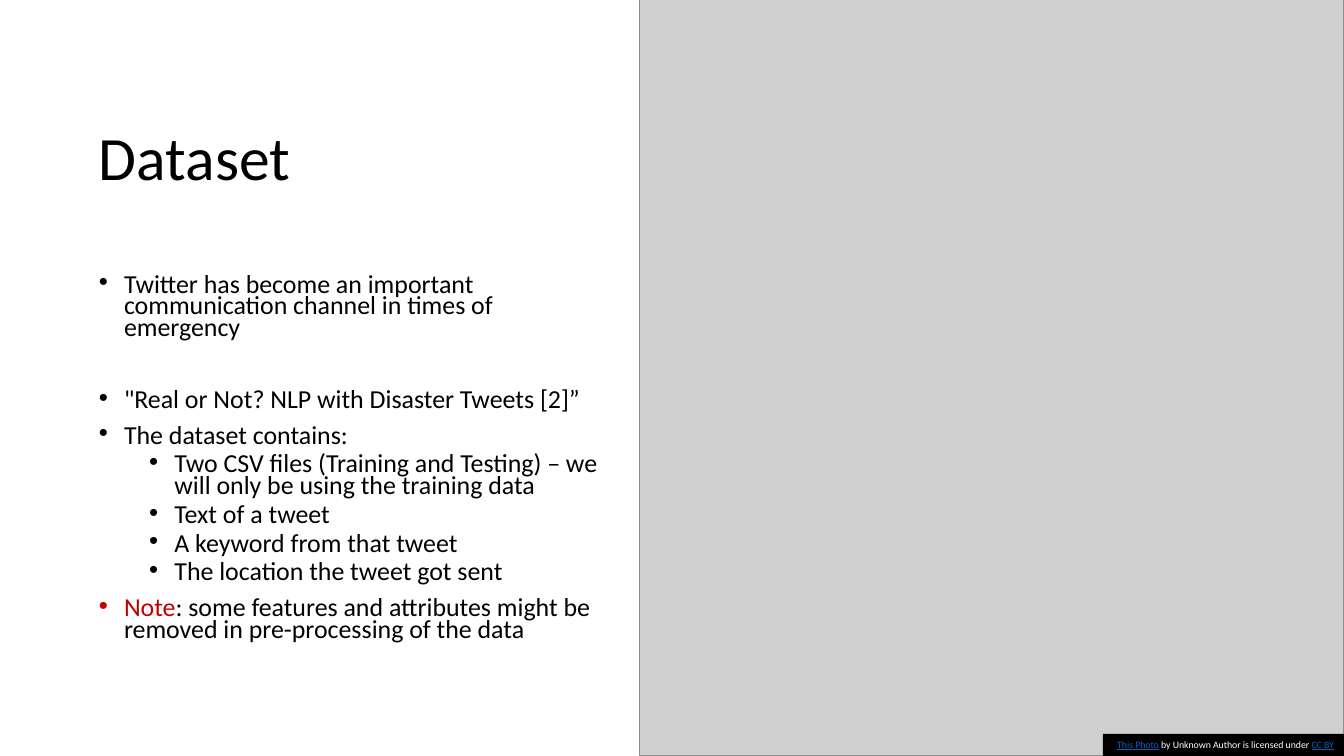
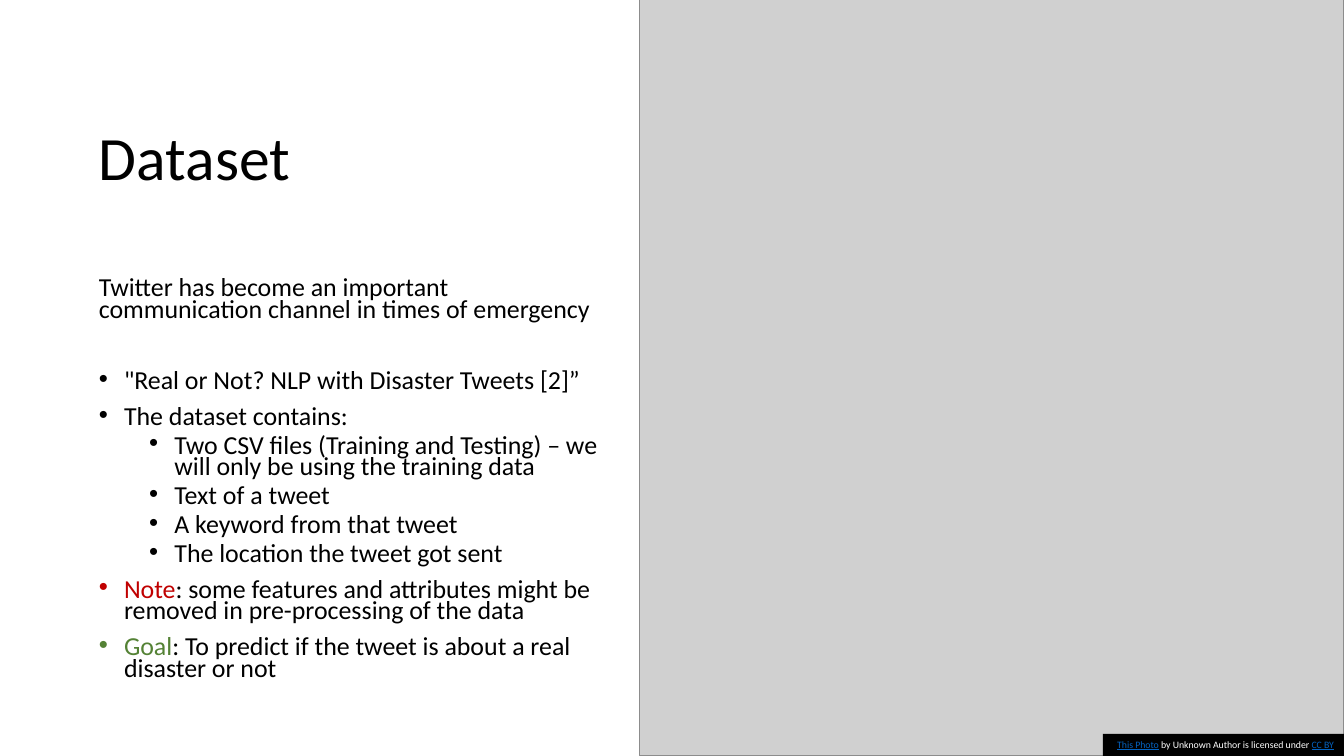
Before and after one commit to codingWithAndy/CSCM38-Adv_Topics-Cyber_Security_and_Ai, a slide deck: slide 7 of Coursework 1/CSCM38- Adv Topics – Cyber Security and Ai Project Proposal.pptx. Drawn at 1344x756 pixels with LibreOffice and Linux fonts; fonts in the diff are those of the drawing; grey boxes stand for pictures; background and template pictures are left out. Boxes give left, top, right and bottom in pixels: in the first picture for what was removed or moved away, otherwise in the second. Text is boxed around its words. In the diff, an @@ line names an element or a change of style, - is before the commit and + after.

```diff
--- a/Coursework 1/CSCM38- Adv Topics – Cyber Security and Ai Project Proposal.pptx
+++ b/Coursework 1/CSCM38- Adv Topics – Cyber Security and Ai Project Proposal.pptx
@@ text at (x1=99, y1=278, x2=589, y2=323): bullet • to none @@
@@ text at (x1=124, y1=637, x2=570, y2=678): paragraph added @@
+• Goal: To predict if the tweet is about a real disaster or not
```
Also in this commit, not shown: 2 other slides changed, 6 other files.
